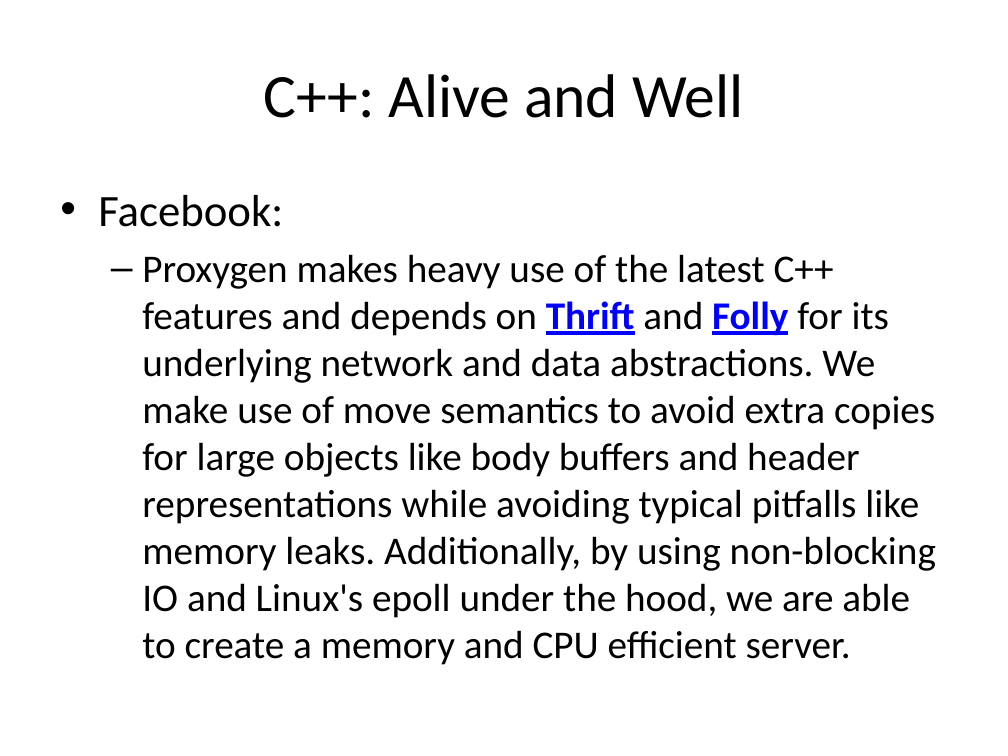
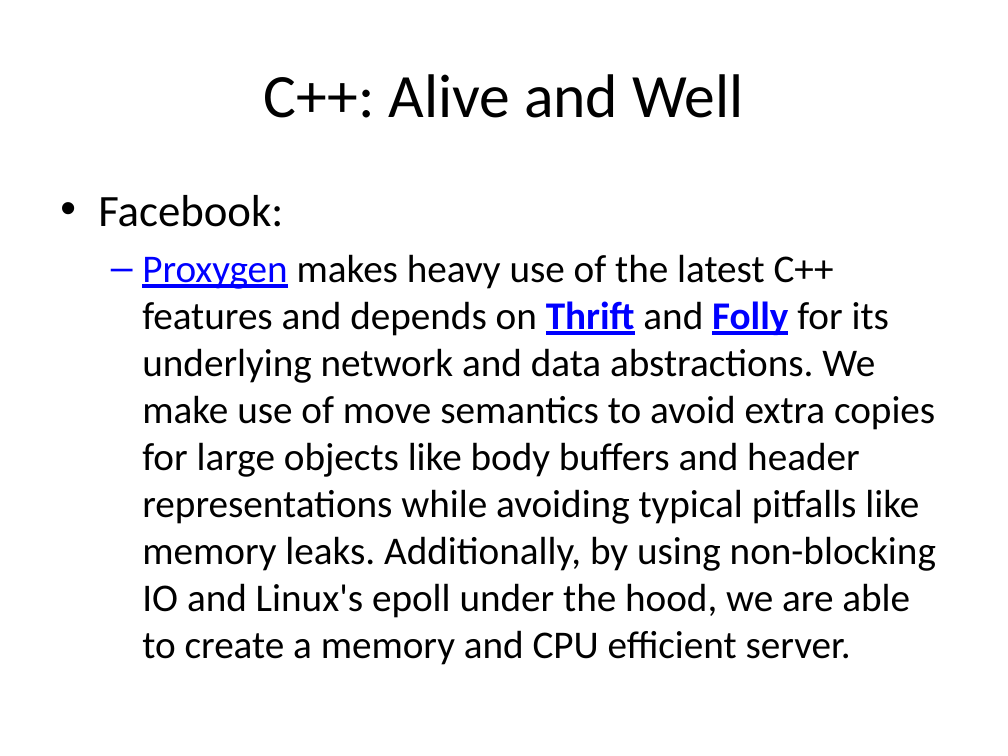
Before and after one commit to fellmad/FunWithCpp11, a slide deck: slide 13 of doc/Fun_with_C++11.pptx. Drawn at 1008x756 pixels with LibreOffice and Linux fonts; fonts in the diff are those of the drawing. Boxes give left, top, right and bottom in pixels: in the first picture for what was removed or moved away, otherwise in the second. Text is boxed around its words. In the diff, an @@ line names an element or a change of style, - is before the commit and + after.

Commit message:
pptx

```diff
--- a/doc/Fun_with_C++11.pptx
+++ b/doc/Fun_with_C++11.pptx
@@ text at bbox=[142, 254, 936, 665]: text colour #000000 to #0000FF, underline on in "Proxygen" @@
```
Also in this commit, not shown: 1 slide added.
